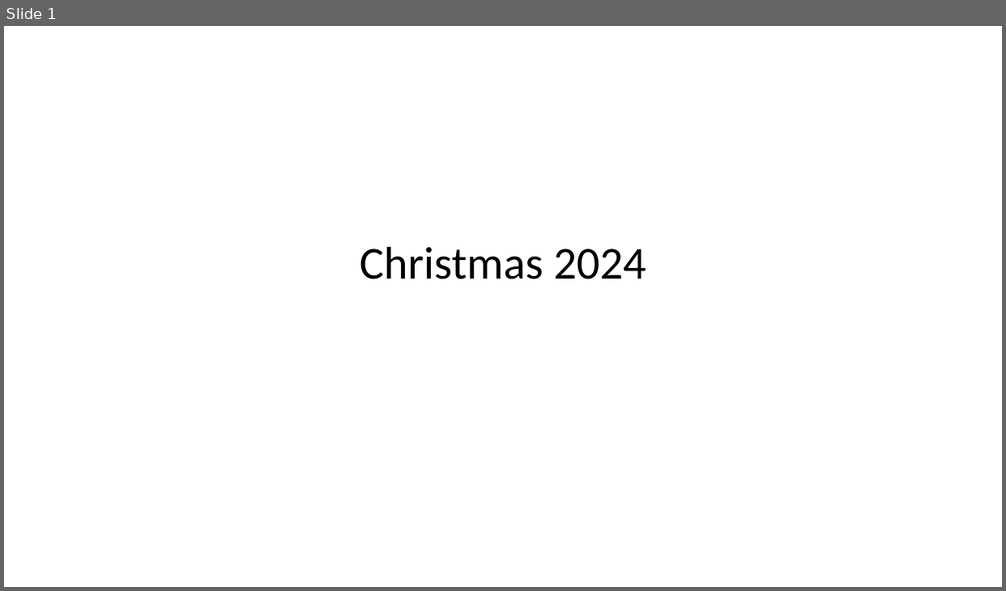
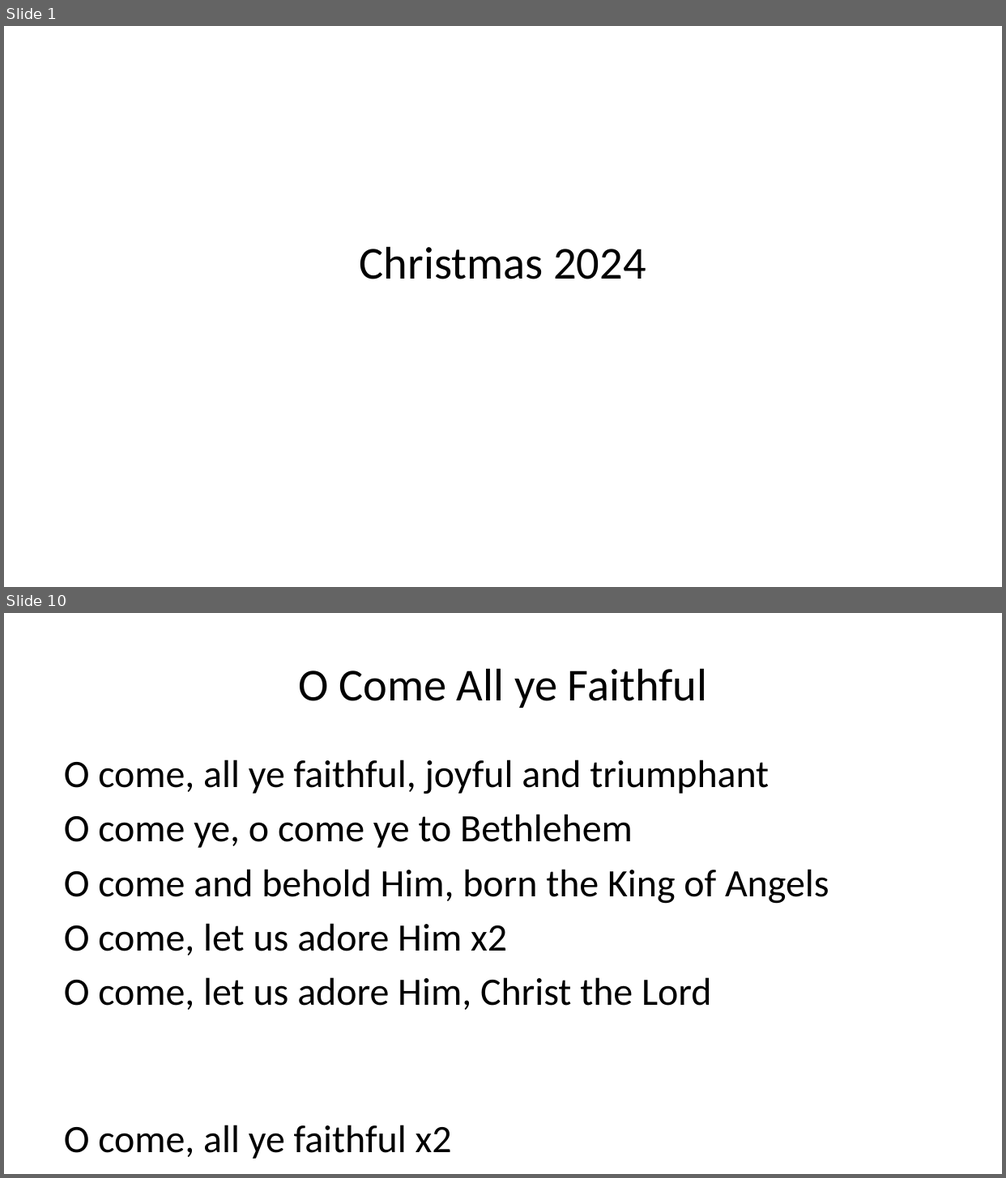
Before and after one commit to jcsalo/patient_education, a slide deck: christmas2004.pptx. Shown one above the other, each under a label of ours: slide 1 before the commit, slides 1 and 10 after it; the slides between them are not shown. The pictures are 1006x591 and 1006x1178 pixels, drawn with LibreOffice and Linux fonts; fonts in the diff are those of the drawing. Boxes give left, top, right and bottom in pixels: in the first picture for what was removed or moved away, otherwise in the second. Text is boxed around its words. In the diff, an @@ line names an element or a change of style, - is before the commit and + after.

```diff
--- a/christmas2004.pptx
+++ b/christmas2004.pptx
@@ slide 10 added at [4, 613, 1002, 1174], background #FFFFFF @@
@@ title added at [298, 668, 707, 708], 33 pt, text #000000 @@
+O Come All ye Faithful
@@ text added at [64, 760, 829, 1159], 28 pt, text #000000 @@
+O come, all ye faithful, joyful and triumphant
+O come ye, o come ye to Bethlehem
+O come and behold Him, born the King of Angels
+O come, let us adore Him x2
+O come, let us adore Him, Christ the Lord
+O come, all ye faithful x2
+O come, all ye faithful to Bethlehem
```
Also in this commit, not shown: 11 other slides added, 41 other files.
